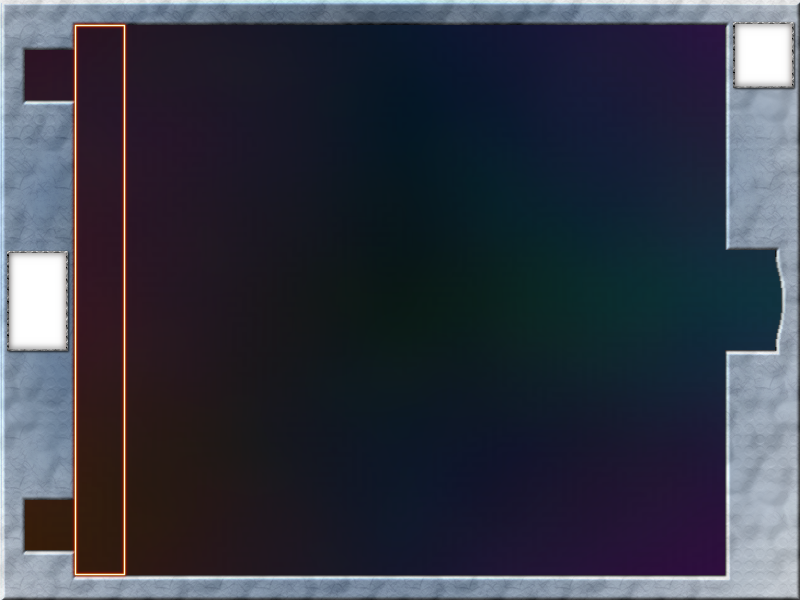
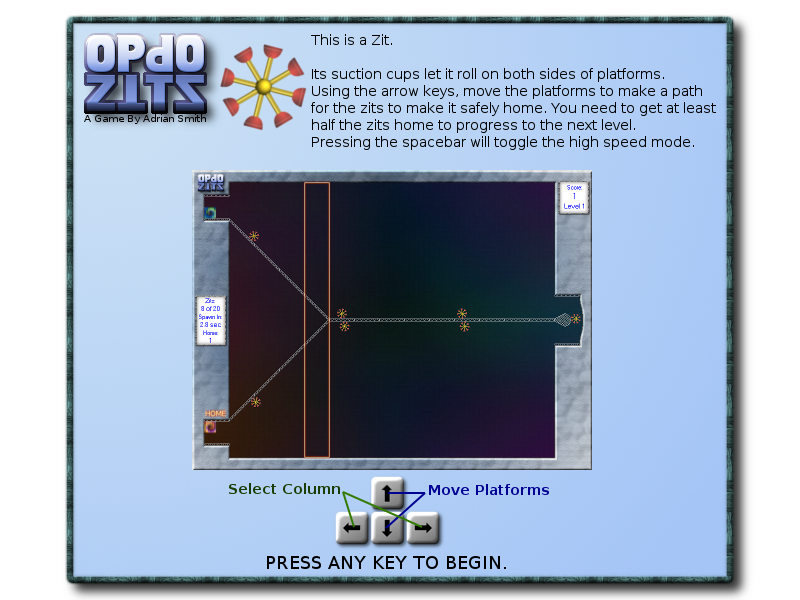
Comparing the layer stacks of the two 800x600 images. Changes:
added layer "InstructionsLogo" above "Move Platforms" over (x1=82, y1=31, x2=225, y2=132)
added layer "PRESS ANY KEY TO BEGIN." above "This is a Zit. ..." over (x1=267, y1=556, x2=506, y2=569)
added layer "This is a Zit. ..." above "Zit.png" over (x1=311, y1=34, x2=716, y2=150)
added layer "Zit.png" above "PointLeft/Right" over (x1=219, y1=43, x2=307, y2=131)
added layer "PointLeft/Right" above "PointUp/Down" over (x1=342, y1=491, x2=423, y2=528)
added layer "PointUp/Down" above "ArrowKeys" over (x1=385, y1=492, x2=426, y2=529)
added layer "ArrowKeys" above "Screenshot" over (x1=333, y1=474, x2=446, y2=551)
added layer "Screenshot" above "MenuScreen" over (x1=192, y1=170, x2=592, y2=470)
added layer "MenuScreen" above "Drop Shadow#3" over (x1=64, y1=14, x2=736, y2=586)
added layer "Drop Shadow#3" (80%) above "Selecition Frame" over (x1=61, y1=11, x2=755, y2=600)
hid "Glow Layer" over (x1=71, y1=21, x2=129, y2=579)
renamed "Clipboard#1" to "DisplayPanels", hid it over (x1=7, y1=22, x2=794, y2=351)
renamed "Drop Shadow#2" to "DisplayPanelsShadow", hid it over (x1=5, y1=20, x2=798, y2=355)
renamed "Drop Shadow#1" to "FrameShadow2", hid it over (x1=24, y1=24, x2=778, y2=578)
renamed "Drop Shadow" to "FrameShadow", hid it over (x1=24, y1=24, x2=778, y2=578)
hid "CurvedEdge" over (x1=775, y1=250, x2=800, y2=351)
renamed "New Layer#2" to "FrameTexture3", hid it over (x1=0, y1=0, x2=800, y2=600)
renamed "New Layer#1" to "FraneTexture2", hid it over (x1=0, y1=0, x2=800, y2=600)
renamed "New Layer" to "FrameTexture", hid it over (x1=0, y1=0, x2=800, y2=600)
renamed "Background" to "Frame", hid it over (x1=0, y1=0, x2=800, y2=600)
renamed "New Layer#4" to "BackgroundTexture2", hid it over (x1=0, y1=0, x2=800, y2=600)
renamed "New Layer#3" to "BackgroundTexture", hid it over (x1=0, y1=0, x2=800, y2=600)
renamed "New Layer#5" to "Background", hid it over (x1=0, y1=0, x2=800, y2=600)
…and 3 more changes (3 added)
